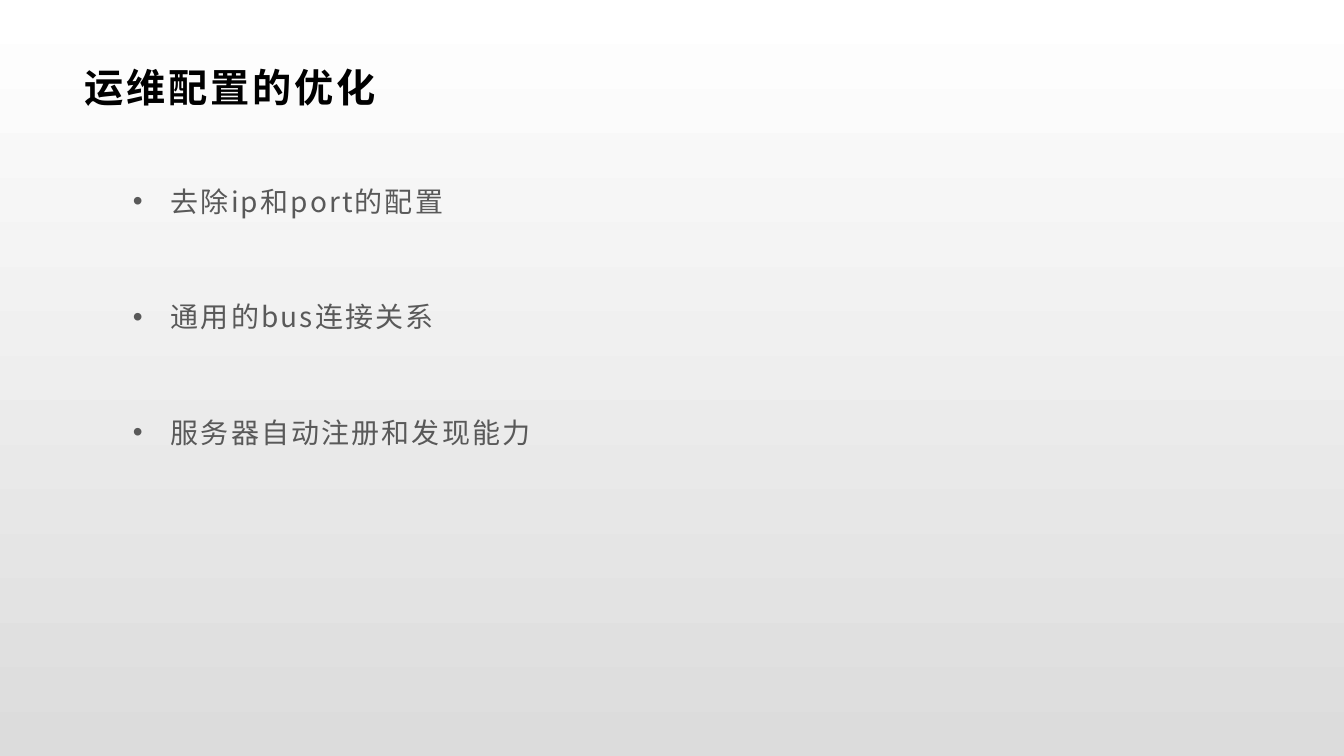
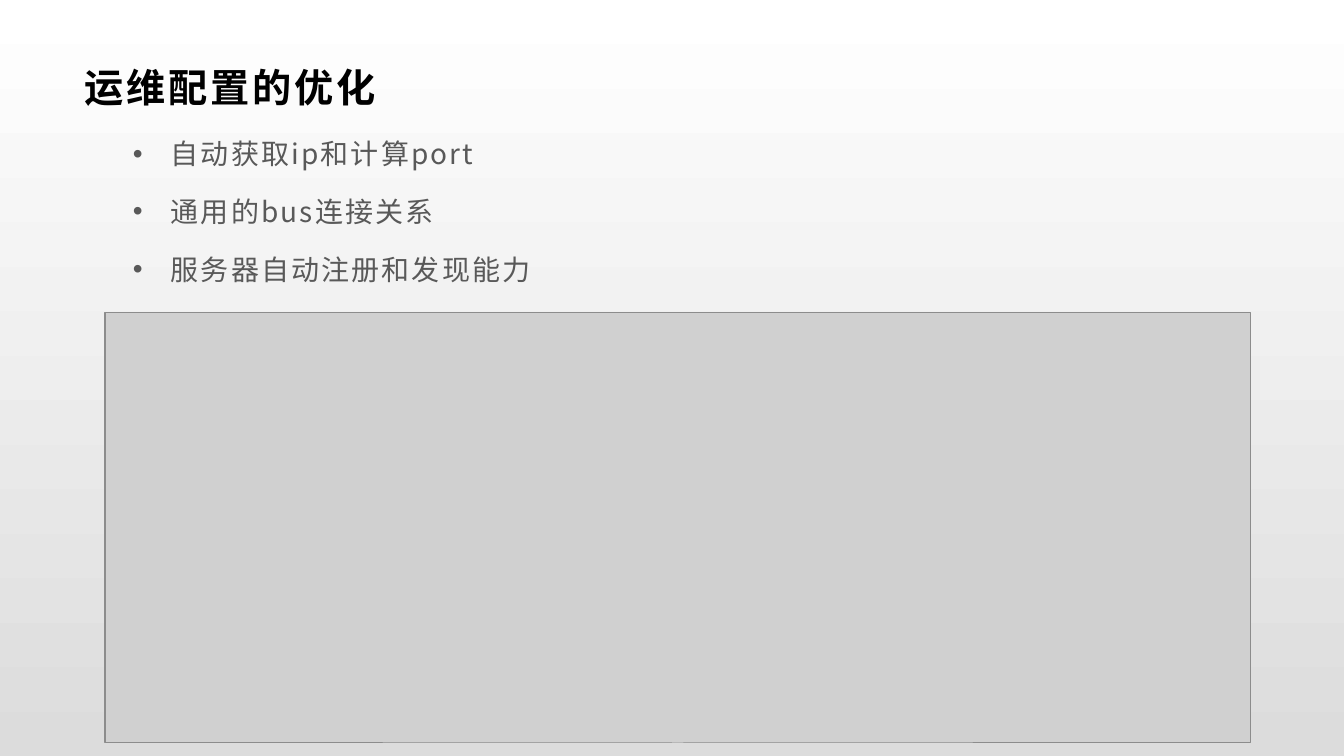
Before and after one commit to lori227/KFrame, a slide deck: slide 41 of _doc/KFrame.pptx (slide 37 before the commit). Drawn at 1344x756 pixels with LibreOffice and Linux fonts; fonts in the diff are those of the drawing; grey boxes stand for pictures. Boxes give left, top, right and bottom in pixels: in the first picture for what was removed or moved away, otherwise in the second. Text is boxed around its words. In the diff, an @@ line names an element or a change of style, - is before the commit and + after.

```diff
--- a/_doc/KFrame.pptx
+++ b/_doc/KFrame.pptx
@@ text at [171, 140, 474, 171]: text changed @@
-  • 去除ip和port的配置
+  • 自动获取ip和计算port
@@ picture added at [105, 313, 1250, 743] @@
```
Also in this commit, not shown: 7 other slides changed, 6 slides added, 2 slides removed, 1 other file.
